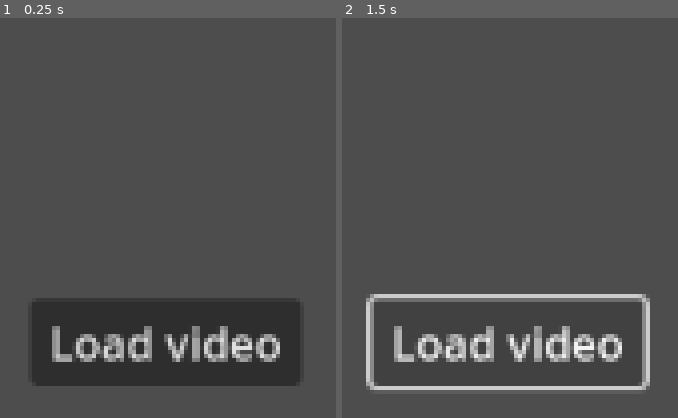
Above: before the commit, frames 1-2 (left to right).
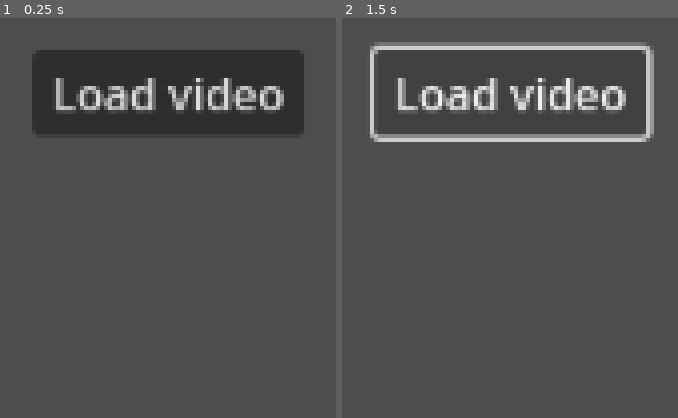
Above: after the commit, the same moments.

Repository: theRealDyer/VideoMouseTrackingSoftware
Game: Godot game, scene res://mainVideoTest.tscn
Two runs of this game, one before a commit and one after it. Both use one fixed random seed, a clock stepped at 60 frames per second and the inputs below.
Inputs (mouse positions are in pixels of both pictures, inside the frame that each line leads up to):
- Up to frame 1 (0.25 s): no input
- Up to frame 2 (1.5 s): tap Enter at 0.5 s; move the mouse to (outside the picture) at 0.52 s; hold Space (play-stop) 0.53-1.25 s; click (outside the picture) at 0.67 s; click "Load video" at 1.25 s

The runs differ from the first frame. In frame 1, 32% of the frame differs, in the area x 9-91%, y 8-92%; in frame 2, 13%.

Commit message:
Moving now working in the local coordinates =
* Zoom is now from center of video
* Need to fit the clamping when zoomed

Diff:
--- /dev/null
+++ b/controlMovement.gd
@@ -0,0 +1,62 @@
+extends Control
+
+@onready var videoPlayer = $VideoStreamPlayer
+@onready var boundSize = self.size # Bounding box position
+@onready var localRect = Rect2(Vector2(0,0), self.get_rect().size)
+
+@onready var zoom = $"../Zoom"
+
+
+# Variables for moving zoomed video
+var dragging=false
+var dragOffset=Vector2()
+
+func _ready():
+	zoom.connect("value_changed", _zoomed)
+
+
+
+func _zoomed(scale_factor:float) -> void:
+	var newPos=Vector2()
+	# increase the scale of the video
+	videoPlayer.scale=Vector2(scale_factor, scale_factor)
+
+	### Keep video in frame
+	#videoPlayer.global_position.x = clamp(videoPlayer.global_position.x, boundPos.x-abs(videoBounds.size.x \
+				#- videoPlayer.size.x*videoPlayer.scale.x), boundPos.x)
+	#videoPlayer.global_position.y = clamp(videoPlayer.global_position.y, boundPos.y-abs(videoBounds.size.y \
+				#- videoPlayer.size.y*videoPlayer.scale.y), boundPos.y)
+	#videoPlayer.global_position=newPos
+
+func _input(event):
+	event = make_input_local(event) # convert to local coords
+	if event is InputEventMouseButton:
+		if self.localRect.has_point(event.position) and \
+				event.button_index == MOUSE_BUTTON_LEFT and event.pressed:
+			# Start dragging (Only if clicked on video space)
+			dragging=true
+			dragOffset=videoPlayer.position-event.position
+			print()
+			print(dragOffset)
+		else:
+			dragging=false # Stop dragging
+
+	if event is InputEventMouseMotion:
+
+		if dragging:
+			# Move video to new position if holding mouse button
+			var newPos = event.position+dragOffset
+			#print(videoPlayer.position, newPos)
+			var minPos = Vector2(self.size.x \
+						- videoPlayer.size.x*videoPlayer.scale.x,
+								self.size.y \
+						- videoPlayer.size.y*videoPlayer.scale.y)
+			# Bind video to viewing box
+			print(minPos)
+			newPos = newPos.clamp(Vector2(0,0), minPos)
+
+			videoPlayer.position=newPos
+
+
+	if event.is_action_pressed("DEBUG"):
+		print(videoPlayer.position)
--- a/mainVideoTest.gd
+++ b/mainVideoTest.gd
@@ -17,10 +17,10 @@
 	videoPlayer.connect("finished", _show_load_button)
 	start.connect("pressed", _play_video)
 	loop.connect("pressed", _loop_video)
-	zoom.connect("value_changed", _zoomed)
+	#zoom.connect("value_changed", _zoomed)
 
 	videoPlayer.size=videoBounds.size
-	#videoPlayer.pivot_offset=videoPlayer.size/2
+	videoPlayer.pivot_offset=videoPlayer.size/2 # Allows expansion from centre
 
 func _on_load_image_pressed() -> void:
 	# $FileDialog.add_filter("*.webm ; WebM Video Files")
@@ -31,6 +31,9 @@
 	videoPlayer.stream = load(path) #  Load video
 	videoPlayer.expand=true # Fit into viewport
 
+	videoPlayer.global_position = videoBounds.global_position
+	videoPlayer.size = videoBounds.size
+
 	# Load video frame but don't play until play button pressed
 	videoPlayer.play()
 	videoPlayer.paused=true
@@ -38,18 +41,6 @@
 	start.show()
 	loop.show()
 	zoom.show()
-
-func _zoomed(scale_factor:float) -> void:
-	var newPos=Vector2()
-	# increase the scale of the video
-	videoPlayer.scale=Vector2(scale_factor, scale_factor)
-
-	# Keep video in frame
-	newPos.x = clamp(videoPlayer.global_position.x, boundPos.x-abs(videoBounds.size.x \
-				- videoPlayer.size.x*videoPlayer.scale.x), boundPos.x)
-	newPos.y = clamp(videoPlayer.global_position.y, boundPos.y-abs(videoBounds.size.y \
-				- videoPlayer.size.y*videoPlayer.scale.y), boundPos.y)
-	videoPlayer.global_position=newPos
 
 func _loop_video() -> void:
 	# Loop video button
@@ -85,30 +76,3 @@
 
 	if event.is_action_pressed("play-stop"):
 		_play_video()
-
-	if event is InputEventMouseButton:
-		print(event.position)
-		if videoBounds.get_global_rect().has_point(event.position) and \
-				event.button_index == MOUSE_BUTTON_LEFT and event.pressed:
-			# Start dragging (Only if clicked on video space)
-			dragging=true
-			dragOffset=videoPlayer.global_position - event.global_position
-		else:
-			dragging=false # Stop dragging
-
-	elif event is InputEventMouseMotion:
-		if dragging:
-			# Move video to new position if holding mouse button
-			var newPos = event.position+dragOffset
-			# Bind video to viewing box
-			newPos.x = clamp(newPos.x, boundPos.x-abs(videoBounds.size.x \
-						- videoPlayer.size.x*videoPlayer.scale.x), boundPos.x)
-			newPos.y = clamp(newPos.y, boundPos.y-abs(videoBounds.size.y \
-						- videoPlayer.size.y*videoPlayer.scale.y), boundPos.y)
-			videoPlayer.global_position=newPos
-
-	if event.is_action_pressed('DEBUG'):
-		# TESTING PURPOSES
-		print(videoPlayer.global_position)
-		videoPlayer.scale=Vector2(2,2)
-		print(videoPlayer.global_position)
--- a/mainVideoTest.tscn
+++ b/mainVideoTest.tscn
@@ -1,14 +1,11 @@
-[gd_scene load_steps=2 format=3 uid="uid://ccfrurnpdlwau"]
+[gd_scene load_steps=3 format=3 uid="uid://ccfrurnpdlwau"]
 
 [ext_resource type="Script" path="res://mainVideoTest.gd" id="1_ixvjd"]
+[ext_resource type="Script" path="res://controlMovement.gd" id="2_4yprk"]
 
 [node name="TestScene" type="Control"]
 layout_mode = 3
 anchors_preset = 0
-offset_left = 577.0
-offset_top = 320.0
-offset_right = 577.0
-offset_bottom = 320.0
 script = ExtResource("1_ixvjd")
 
 [node name="FileDialog" type="FileDialog" parent="."]
@@ -23,19 +20,12 @@
 
 [node name="VideoBounds" type="Control" parent="."]
 clip_contents = true
-layout_direction = 1
-layout_mode = 1
-anchors_preset = 8
-anchor_left = 0.5
-anchor_top = 0.5
-anchor_right = 0.5
-anchor_bottom = 0.5
-offset_left = -367.5
-offset_top = -225.0
-offset_right = 367.5
-offset_bottom = 225.0
-grow_horizontal = 2
-grow_vertical = 2
+anchors_preset = 0
+offset_left = 192.0
+offset_top = 64.0
+offset_right = 958.0
+offset_bottom = 512.0
+script = ExtResource("2_4yprk")
 
 [node name="VideoStreamPlayer" type="VideoStreamPlayer" parent="VideoBounds"]
 layout_mode = 1
@@ -53,37 +43,37 @@
 
 [node name="LoadVideo" type="Button" parent="."]
 layout_mode = 0
-offset_left = -50.0
-offset_top = 50.0
-offset_right = 48.0
-offset_bottom = 81.0
+offset_left = 528.0
+offset_top = 280.0
+offset_right = 626.0
+offset_bottom = 311.0
 text = "Load video"
 
 [node name="Start" type="Button" parent="."]
 visible = false
 layout_mode = 0
-offset_left = 21.0
-offset_top = 272.0
-offset_right = 62.0
-offset_bottom = 303.0
+offset_left = 595.0
+offset_top = 592.0
+offset_right = 636.0
+offset_bottom = 623.0
 text = "Play"
 
 [node name="Loop" type="CheckButton" parent="."]
 visible = false
 layout_mode = 0
-offset_left = -86.0
-offset_top = 273.0
-offset_right = 1.0
-offset_bottom = 304.0
+offset_left = 488.0
+offset_top = 593.0
+offset_right = 575.0
+offset_bottom = 624.0
 text = "Loop"
 
 [node name="Zoom" type="HSlider" parent="."]
 visible = false
 layout_mode = 0
-offset_left = 210.0
-offset_top = 292.0
-offset_right = 385.0
-offset_bottom = 308.0
+offset_left = 712.0
+offset_top = 600.0
+offset_right = 887.0
+offset_bottom = 616.0
 min_value = 1.0
 max_value = 10.0
 step = 0.1
